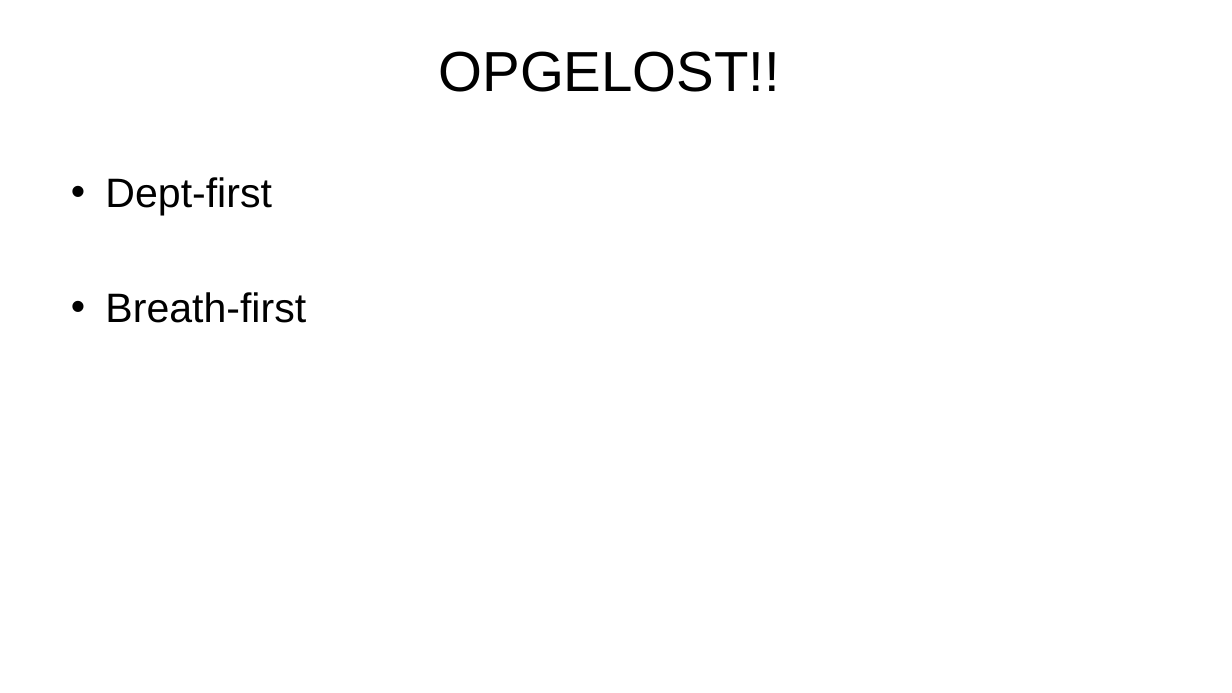
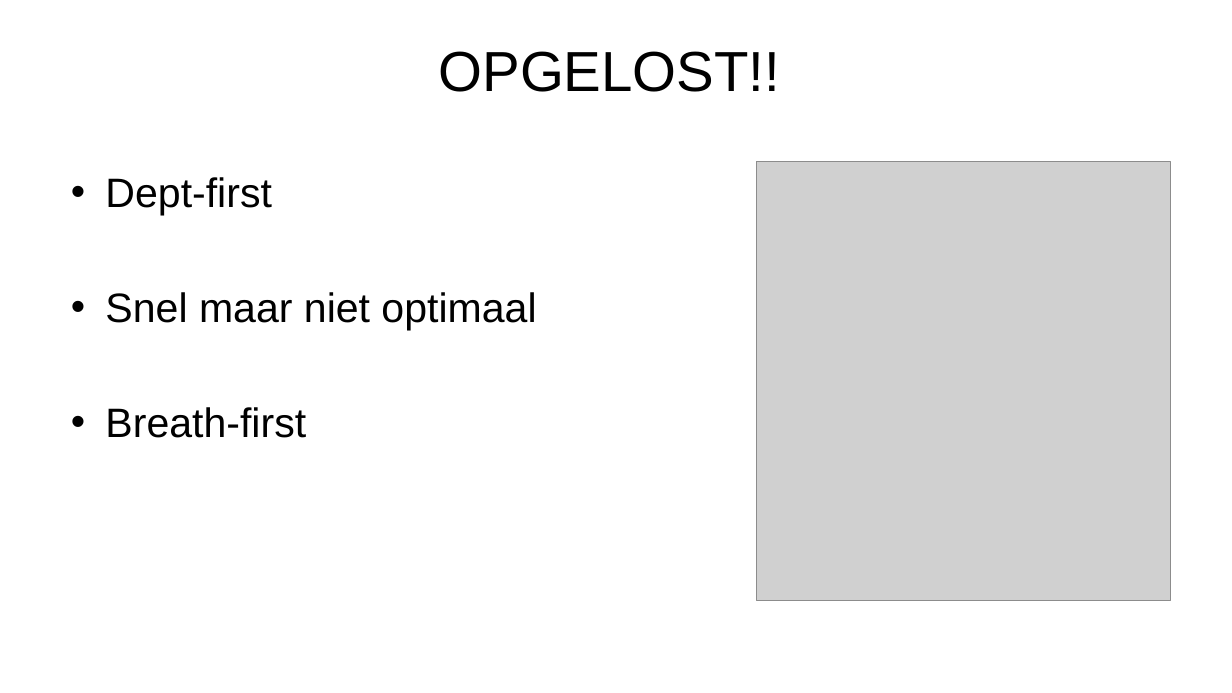
Before and after one commit to A-meerdervan/RushHourGit, a slide deck: slide 5 of Gezamenlijk/presentatie week 4, team rush hour.pptx (slide 4 before the commit). Drawn at 1232x693 pixels with LibreOffice and Linux fonts; fonts in the diff are those of the drawing; grey boxes stand for pictures; background and template pictures are left out. Boxes give left, top, right and bottom in pixels: in the first picture for what was removed or moved away, otherwise in the second. Text is boxed around its words. In the diff, an @@ line names an element or a change of style, - is before the commit and + after.

```diff
--- a/Gezamenlijk/presentatie week 4, team rush hour.pptx
+++ b/Gezamenlijk/presentatie week 4, team rush hour.pptx
@@ picture added at (757,162,1171,601) @@
@@ text at (105,292,536,330): paragraph added @@
+• Snel maar niet optimaal
```
Also in this commit, not shown: 4 other slides changed, 3 slides added, 1 slide removed, 10 other files.
